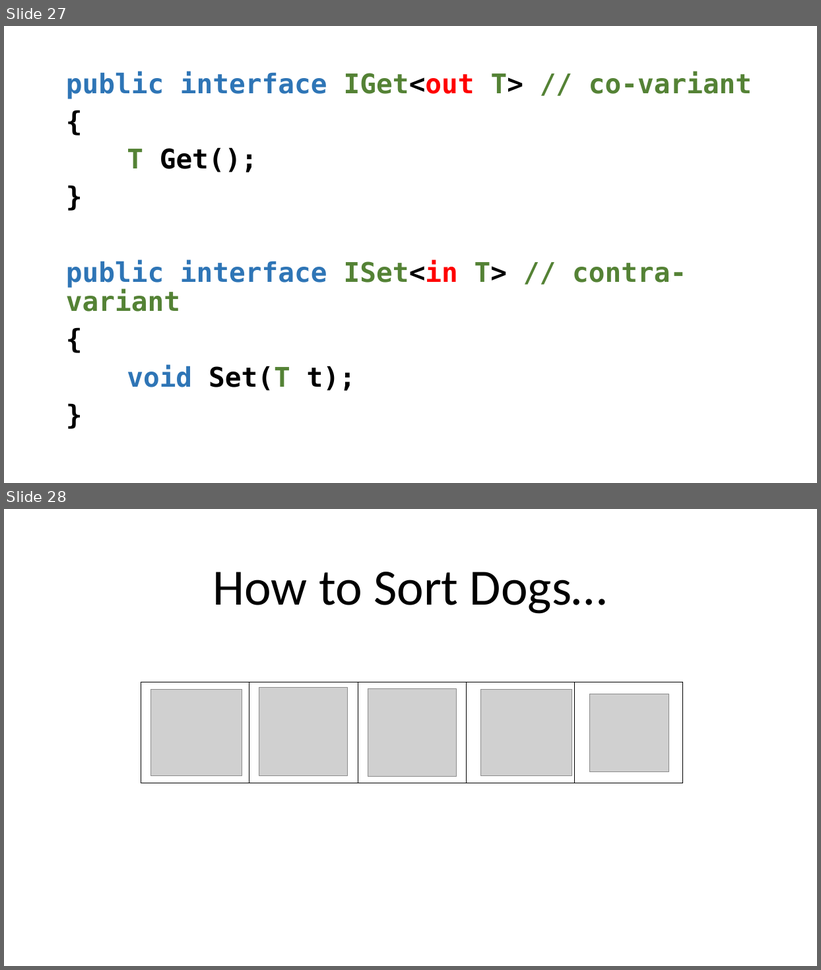
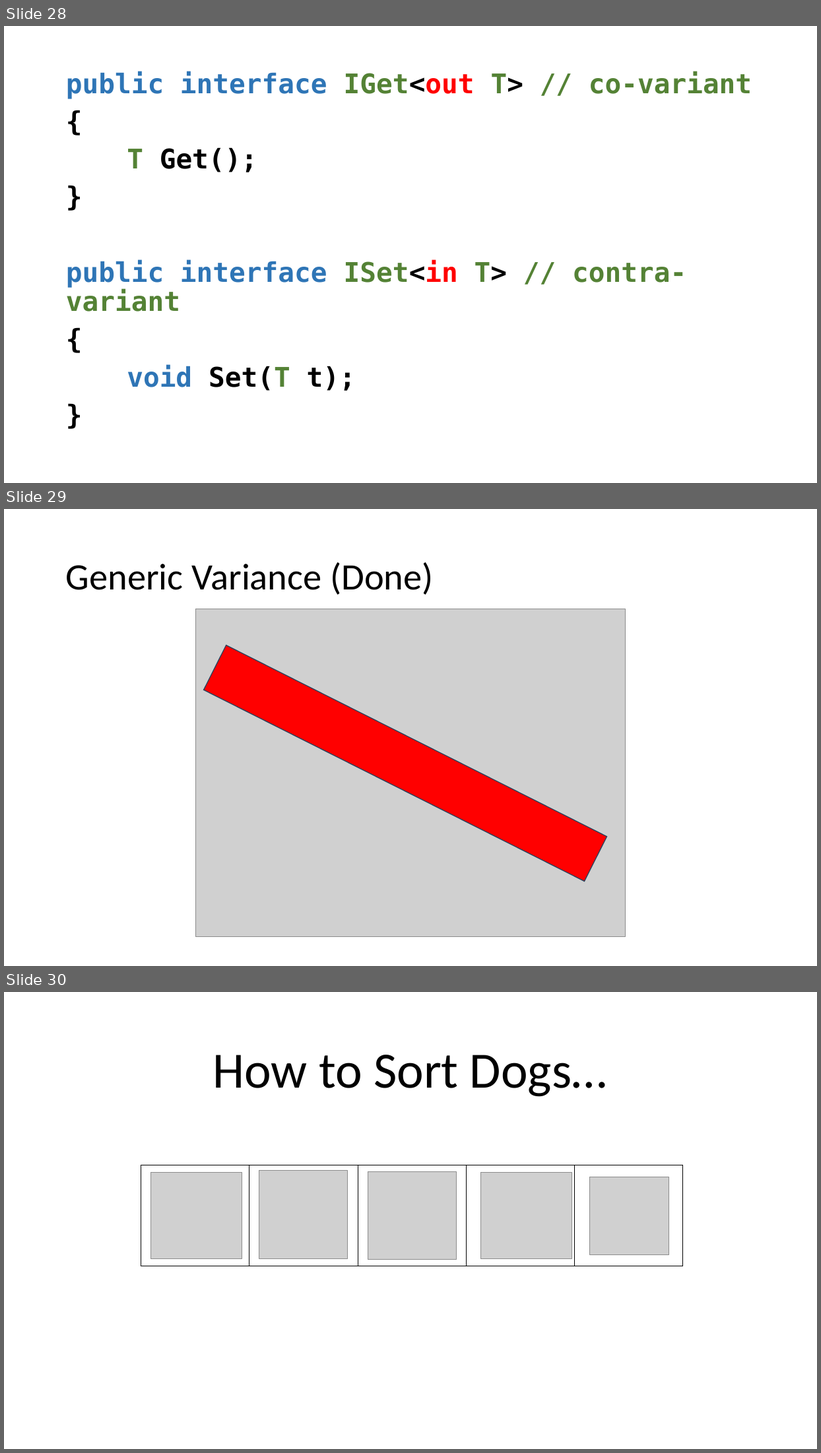
Before and after one commit to perslaursen/OOProg22, a slide deck: Chap/OOProg02/Presentations/Generics.pptx. Shown one above the other, each under a label of ours: slides 27 and 28 before the commit, slides 28, 29 and 30 after it. The pictures are 821x970 and 821x1453 pixels, drawn with LibreOffice and Linux fonts; fonts in the diff are those of the drawing; grey boxes stand for pictures. Boxes give left, top, right and bottom in pixels: in the first picture for what was removed or moved away, otherwise in the second. Text is boxed around its words. In the diff, an @@ line names an element or a change of style, - is before the commit and + after.

```diff
--- a/Chap/OOProg02/Presentations/Generics.pptx
+++ b/Chap/OOProg02/Presentations/Generics.pptx
@@ slide 29 added at [4,509,817,966], background #FFFFFF @@
@@ title added at [66,562,433,595], 44 pt, text #000000 @@
+Generic Variance (Done)
@@ picture added at [195,609,626,937] @@
@@ rectangle added at [204,645,607,881], fill #FF0000, outline #28445D 1 pt @@
@@ what was slide 27 is now slide 28 @@
@@ what was slide 28 is now slide 30 @@
```
Also in this commit, not shown: 1 other slide added, 38 other files.
